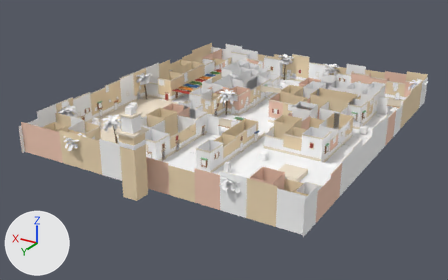
Two versions of the glTF model public/maps/medina/medina.glb, one commit apart.
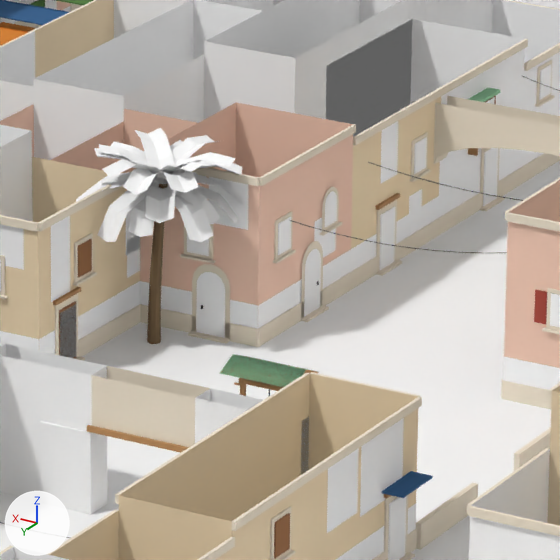
There are two pictures of each version: one whole from a 50 mm lens placed at (-81.6, 147.0, 67.3), pointed at (1.2, 9.1, -1.6), one close up on the part from 46% to 61% of the width and 26% to 50% of the height. The axes (+X, +Y, +Z) are drawn at lower left. The lights are the same throughout. The first two pictures are the older version. Where no turn or scale is listed for an object, it has been applied to the vertices. Vertices at exactly the same position are counted once.

Objects in the first close-up: 'medina'.
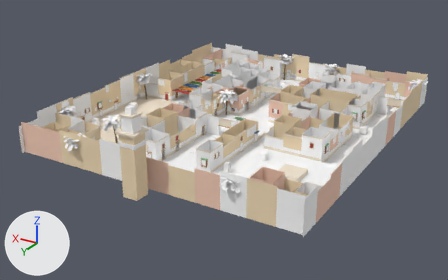
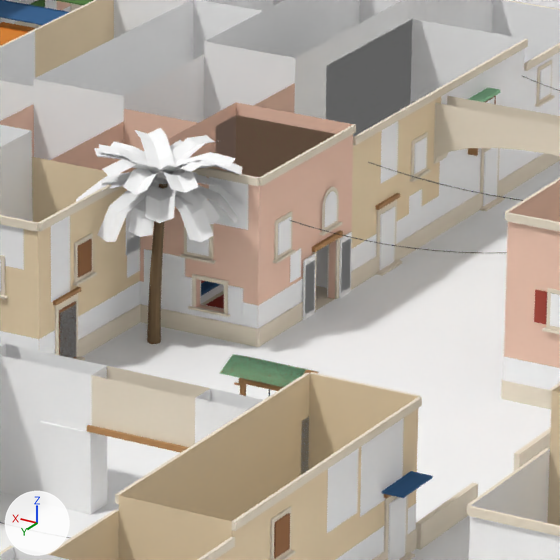
Where the change shows, as pixel boxes [x1, y1, x2, y2] in the close-ups (560 x 560 px; the box of a moved part takes in the faces that stretch with it):
part 1 of me_medina, moved or reshaped (not visible before): after [312, 230, 343, 252]
part 2 of me_medina, added: after [144, 249, 185, 301]
part 3 of me_medina, moved or reshaped (not visible afterwards): before [301, 305, 329, 322]
part 4 of me_medina, moved or reshaped (not visible before): after [228, 285, 243, 317]
part 5 of me_medina, added: after [188, 306, 230, 317]
part 6 of me_medina, deleted: before [188, 331, 230, 343]
part 7 of me_medina, reshaped: before [140, 102, 353, 347]; after [140, 83, 353, 347]

Diff of the bpy script that builds the scene:
```diff
--- a/public/maps/medina/medina.glb.py
+++ b/public/maps/medina/medina.glb.py
@@ me_medina @@
 # used by ob_medina; location = (0.18, 2.35, 10.7)
-me_medina.from_pydata(...)  # 15707 vertices, 18633 faces; spans x -41.5..41.5, y -50.2..50.2, z -10.7..10.7
+me_medina.from_pydata(...)  # 15886 vertices, 18827 faces; spans x -41.5..41.5, y -50.2..50.2, z -10.7..10.7
+# me_medina part 1: the loose piece of 8 vertices spanning x 4.7..4.8, y -12.7..-12.6, z -9.6..-9.5 is scaled about its middle by (1.41, 26.4, 1.25), then moved by (0.0, -0.7, 1.4), in mat_beam (orange #b98a5a)
+# me_medina part 2: the loose piece of 4 vertices spanning x 5.3..6.9, y -8.3, z -6.3..-4.5 is copied, and the copy is moved by (2.7, 0.0, -3.3), in mat_decalcracks (white #ffffff); it spans x 7.9..9.6, y -8.3, z -9.6..-7.8
+# me_medina part 3: the loose piece of 8 vertices spanning x 4.5..4.8, y -13.1..-11.5, z -10.7..-10.6 is scaled about its middle by (0.538, 2.71, 4.06), then moved by (4.7, 0.9, 0.6), in mat_fabricred (red #b23a2a)
+# me_medina part 4: the loose piece of 8 vertices spanning x 7.1..7.2, y -8.3..-8.2, z -9.6..-9.5 is scaled about its middle by (7, 0.471, 7.46), then moved by (-1.4, 0.0, 0.5), in mat_greenplanks (white #ffffff)
+# me_medina part 5: the loose piece of 8 vertices spanning x 7.1..7.2, y -8.3..-8.2, z -9.6..-9.5 is copied, and the copy is scaled about its middle by (19.8, 1.53, 0.542), then moved by (-0.3, 0.0, -0.1), in mat_stone (pale yellow #f0e4d0); it spans x 6.0..7.7, y -8.3..-8.2, z -9.7..-9.6
+# me_medina part 6: the loose piece of 8 vertices spanning x 6.0..7.6, y -8.3..-8.0, z -10.7..-10.6 is deleted
+# me_medina part 7: 4 vertices moved within x 4.8..7.6, y -14.2..-8.3, z -10.7..-7.7; 77 vertices removed from x 4.7..9.8, y -15.4..-8.3, z -10.7..-7.1; 252 vertices added at x 4.7..9.8, y -19.9..-7.5, z -10.7..-4.7
 me_medina.materials.append(mat_beam)
```
